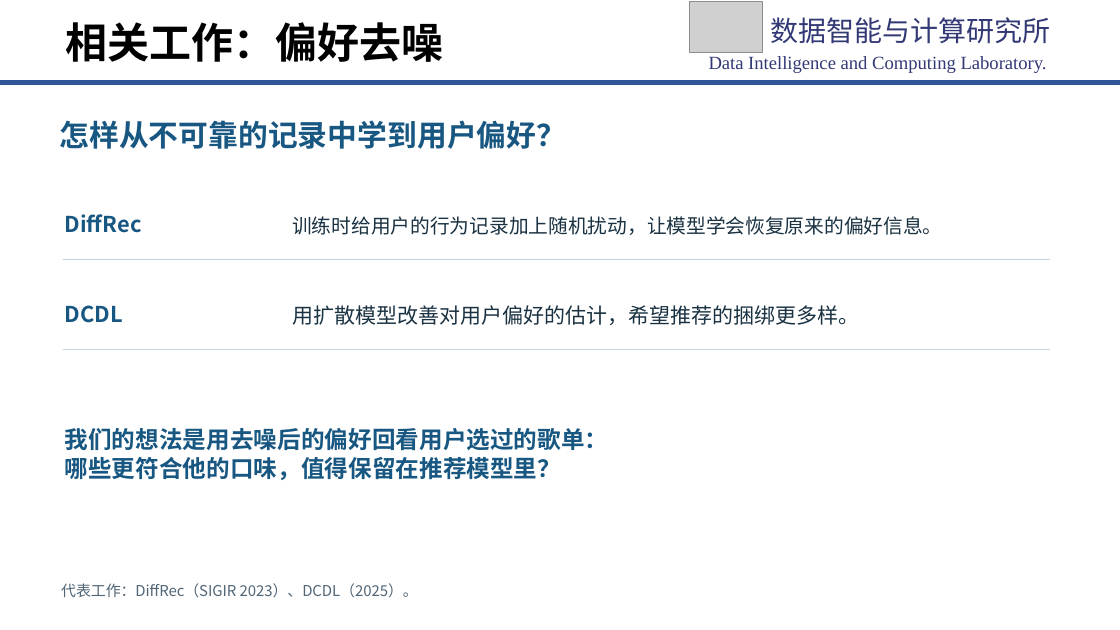
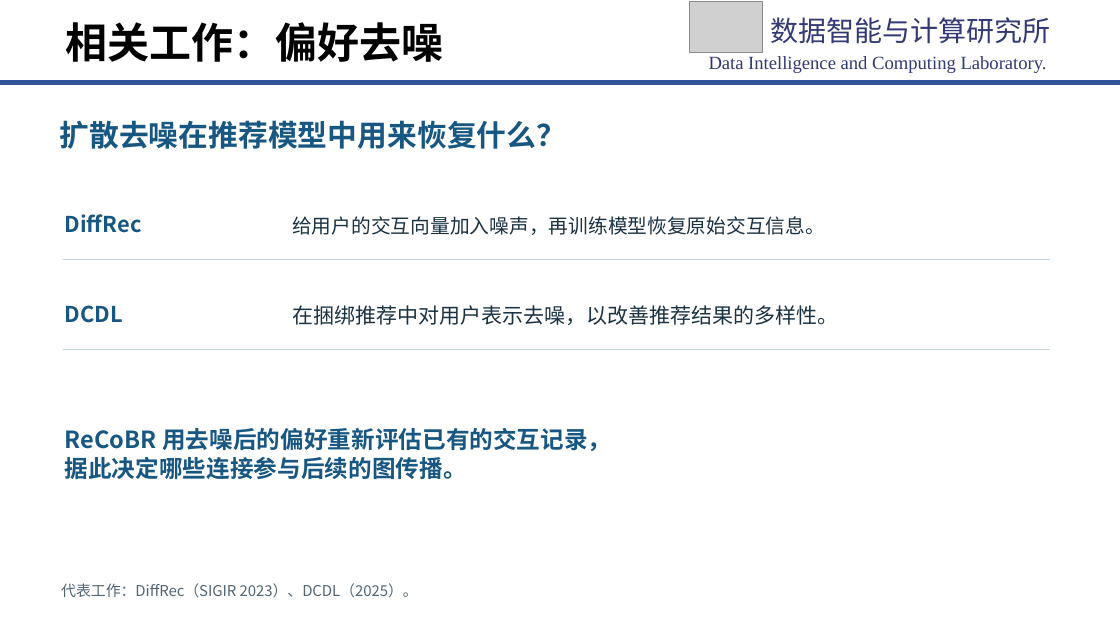
Before and after one commit to chengwuzi/MultiCBR-Project, a slide deck: slide 12 of 开题PPT/研二开题答辩-ReCoBR-定稿.pptx (slide 10 before the commit). Drawn at 1120x630 pixels with LibreOffice and Linux fonts; fonts in the diff are those of the drawing; grey boxes stand for pictures; background and template pictures are left out. Boxes give left, top, right and bottom in pixels: in the first picture for what was removed or moved away, otherwise in the second. Text is boxed around its words. In the diff, an @@ line names an element or a change of style, - is before the commit and + after.

```diff
--- a/开题PPT/研二开题答辩-ReCoBR-定稿.pptx
+++ b/开题PPT/研二开题答辩-ReCoBR-定稿.pptx
@@ text at box(59, 120, 566, 149): text changed @@
-怎样从不可靠的记录中学到用户偏好？
+扩散去噪在推荐模型中用来恢复什么？
@@ text at box(292, 216, 825, 235): text changed @@
-训练时给用户的行为记录加上随机扰动，让模型学会恢复原来的偏好信息。
+给用户的交互向量加入噪声，再训练模型恢复原始交互信息。
@@ text at box(292, 305, 838, 325): text changed @@
-用扩散模型改善对用户偏好的估计，希望推荐的捆绑更多样。
+在捆绑推荐中对用户表示去噪，以改善推荐结果的多样性。
@@ text at box(65, 428, 611, 479): text changed @@
-我们的想法是用去噪后的偏好回看用户选过的歌单：
-哪些更符合他的口味，值得保留在推荐模型里？
+ReCoBR 用去噪后的偏好重新评估已有的交互记录，
+据此决定哪些连接参与后续的图传播。
```
Also in this commit, not shown: 8 other slides changed, 3 slides added, 1 slide removed.
